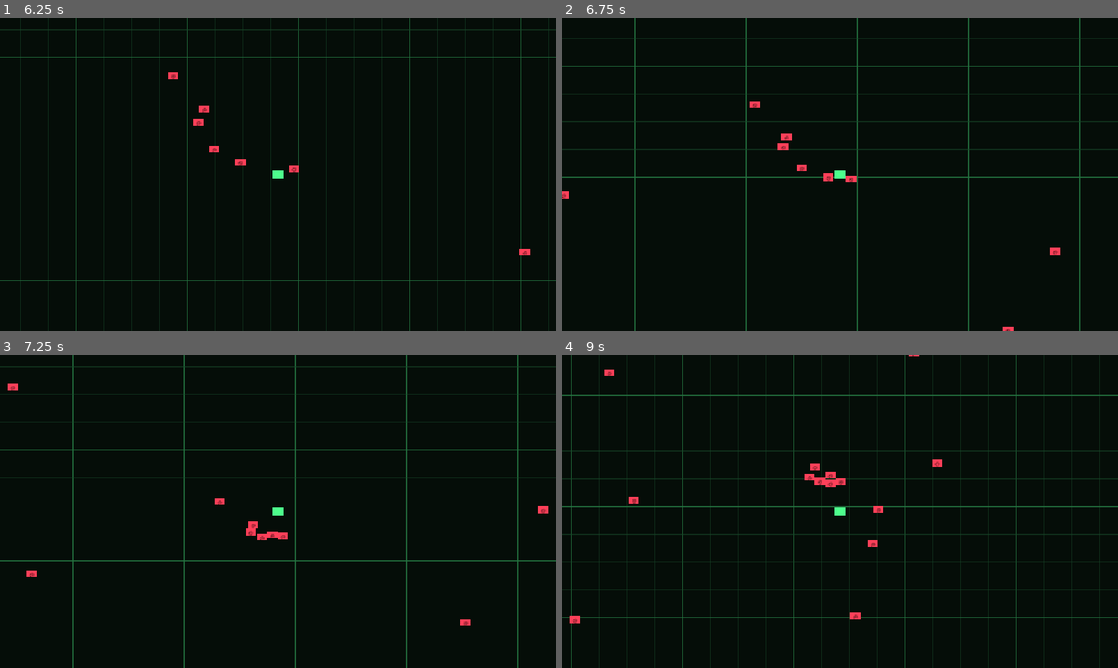
Above: before the commit, frames 1-4 (two rows, left to right).
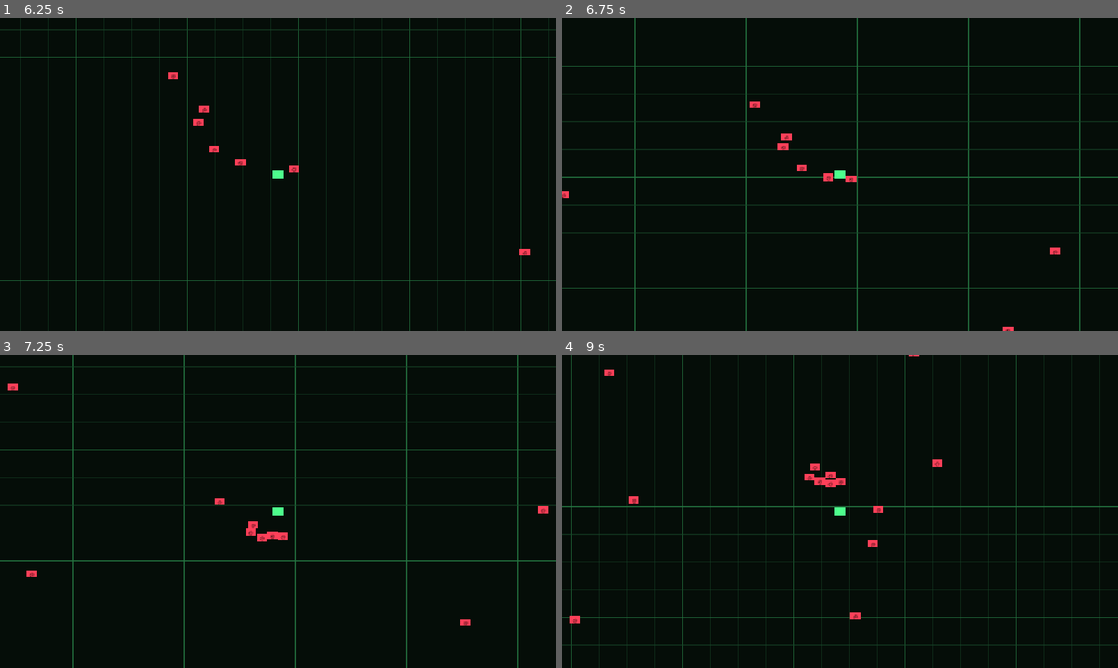
Above: after the commit, the same moments.

Repository: techafreshh/sigkill
Game: Godot game, scene res://main.tscn
Two runs of this game, one before a commit and one after it. Both use one fixed random seed, a clock stepped at 60 frames per second and the inputs below.
Inputs:
- Up to frame 1 (6.25 s): tap Enter at 0.5 s; hold D (move_right) 0.53-1.28 s; hold S (move_down) 1.28-2.03 s; hold D (move_right) 2.03-2.78 s; hold W (move_up) 2.78-3.53 s; hold A (move_left) 3.53-5.03 s; hold S (move_down) 5.03-5.78 s; hold D (move_right) from 5.78 s (still down)
- Up to frame 2 (6.75 s): release D (move_right) at 6.53 s; hold W (move_up) from 6.53 s (still down)
- Up to frame 3 (7.25 s): keep holding W (move_up)
- Up to frame 4 (9 s): release W (move_up) at 7.28 s; hold D (move_right) 7.28-8.03 s; hold S (move_down) 8.03-8.78 s; hold A (move_left) from 8.78 s (still down)

Frame 1 is identical in both runs. In frame 2, 1.3% of the frame differs, in the area x 0-100%, y 6-87%; in frame 3, 0.5%; in frame 4, 1.7%, in the area x 0-100%, y 12-93%.

Commit message:
[#38] Chaser arrival standoff: scale drive to zero inside contact band

Diff:
--- a/enemies/chaser.gd
+++ b/enemies/chaser.gd
@@ -4,6 +4,7 @@
 
 @export var speed := 140.0
 @export var acceleration := 600.0
+@export var standoff_distance := 28.0
 @export var target_path: NodePath
 
 var target: Node2D
@@ -37,9 +38,13 @@
 		move_and_slide()
 		return
 	var direction: Vector2 = target.global_position - global_position
+	var dist := direction.length()
 	var desired := Vector2.ZERO
-	if direction.length() > 1.0:
-		desired = direction.normalized() * speed
+	if dist > 1.0:
+		var approach := 1.0
+		if dist < standoff_distance:
+			approach = dist / standoff_distance
+		desired = direction.normalized() * speed * approach
 	velocity = velocity.move_toward(desired, acceleration * delta)
 	move_and_slide()
 
